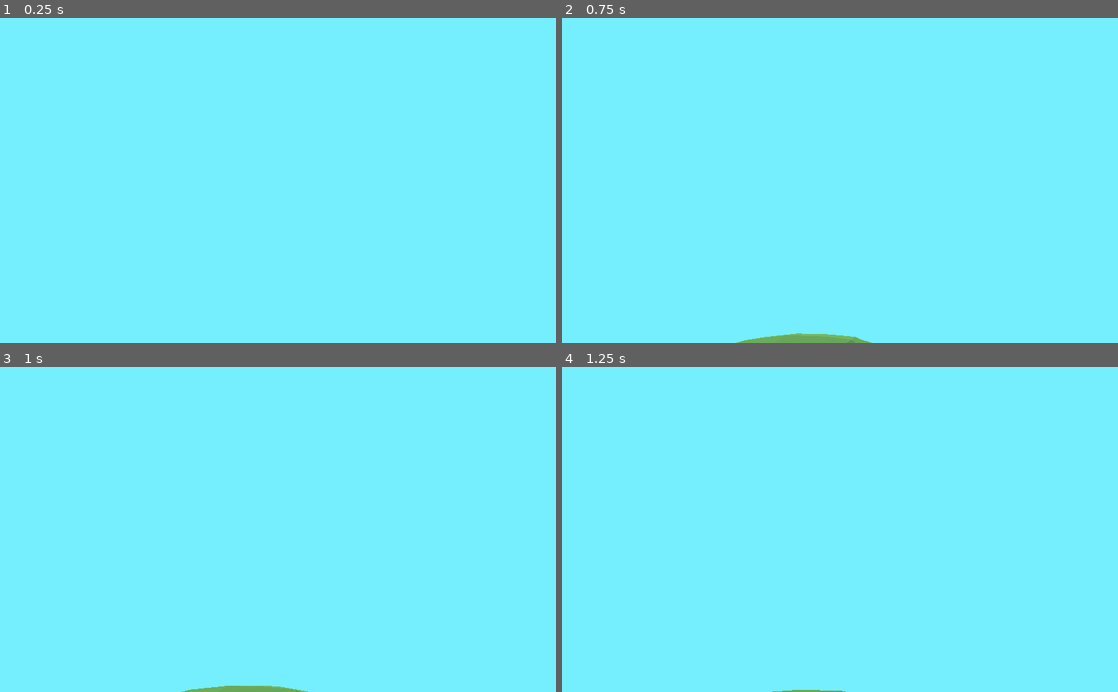
Above: before the commit, frames 1-4 (two rows, left to right).
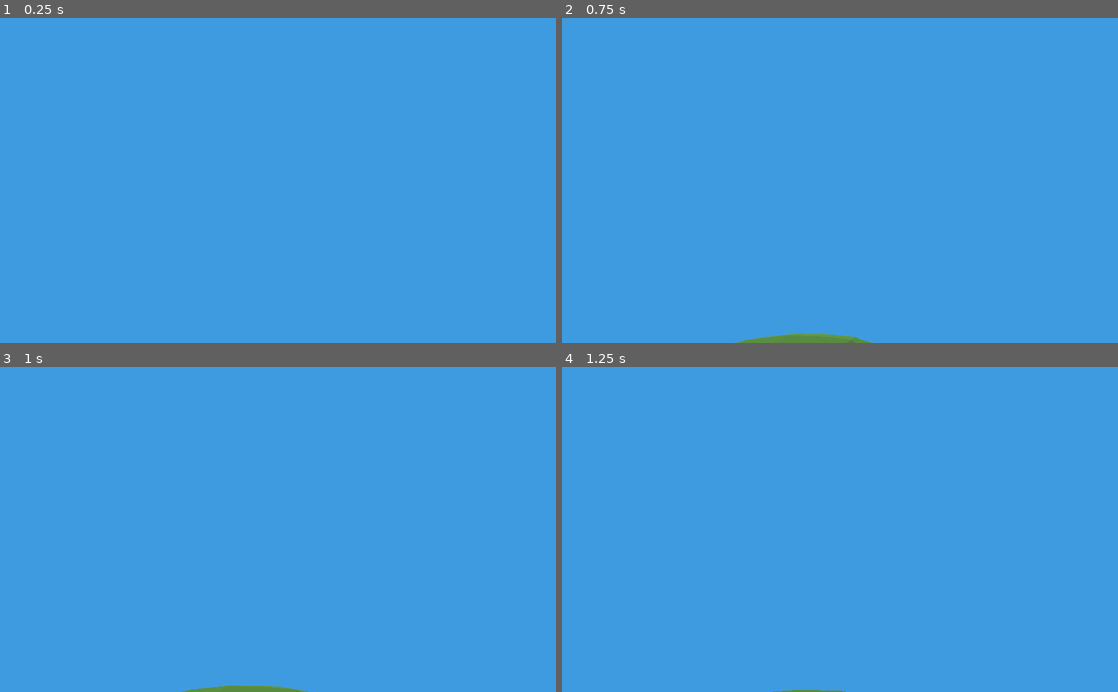
Above: after the commit, the same moments.

Repository: ctkerns/Marching-Cube-Sphere
Game: Godot game, scene res://Scenes/Universe.tscn
Two runs of this game, one before a commit and one after it. Both use one fixed random seed, a clock stepped at 60 frames per second and the inputs below.
Inputs (mouse positions are in pixels of both pictures, inside the frame that each line leads up to):
- Up to frame 1 (0.25 s): no input
- Up to frame 2 (0.75 s): tap Enter at 0.5 s; move the mouse to (834, 187) at 0.52 s; hold W (move_forward) from 0.53 s (still down); tap F (fly) at 0.6 s
- Up to frame 3 (1 s): keep holding W (move_forward)
- Up to frame 4 (1.25 s): keep holding W (move_forward)

The runs differ from the first frame. In frame 1, 100% of the frame differs, in the area x 0-100%, y 0-100%; in frame 2, 100%; in frame 3, 100%; in frame 4, 100%.

Commit message:
Changed lighting colors.

Diff:
--- a/Scenes/PlanetFace.tscn
+++ b/Scenes/PlanetFace.tscn
@@ -5,7 +5,7 @@
 [ext_resource path="res://Scripts/PlanetFace.gd" type="Script" id=3]
 
 [sub_resource type="SpatialMaterial" id=1]
-albedo_color = Color( 0.356863, 0.580392, 0.278431, 1 )
+albedo_color = Color( 0.298039, 0.470588, 0.164706, 1 )
 
 [node name="PlanetFace" type="Spatial"]
 script = ExtResource( 3 )
--- a/Scenes/Universe.tscn
+++ b/Scenes/Universe.tscn
@@ -4,7 +4,7 @@
 [ext_resource path="res://Scenes/Planet.tscn" type="PackedScene" id=2]
 
 [sub_resource type="Environment" id=1]
-ambient_light_color = Color( 0.156863, 0.156863, 0.156863, 1 )
+ambient_light_color = Color( 0.125, 0.3, 0.5, 1 )
 
 [node name="Universe" type="Spatial"]
 script = ExtResource( 1 )
@@ -14,5 +14,5 @@
 [node name="WorldEnvironment" type="WorldEnvironment" parent="."]
 environment = SubResource( 1 )
 
-[node name="DirectionalLight" type="DirectionalLight" parent="."]
+[node name="Sun" type="DirectionalLight" parent="."]
 transform = Transform( 1, 0, 0, 0, -1.62921e-07, 1, 0, -1, -1.62921e-07, 0, 0, 0 )
--- a/project.godot
+++ b/project.godot
@@ -90,5 +90,5 @@
 
 [rendering]
 
-environment/default_clear_color=Color( 0.462745, 0.937255, 1, 1 )
+environment/default_clear_color=Color( 0.25098, 0.611765, 0.882353, 1 )
 environment/default_environment="res://default_env.tres"
